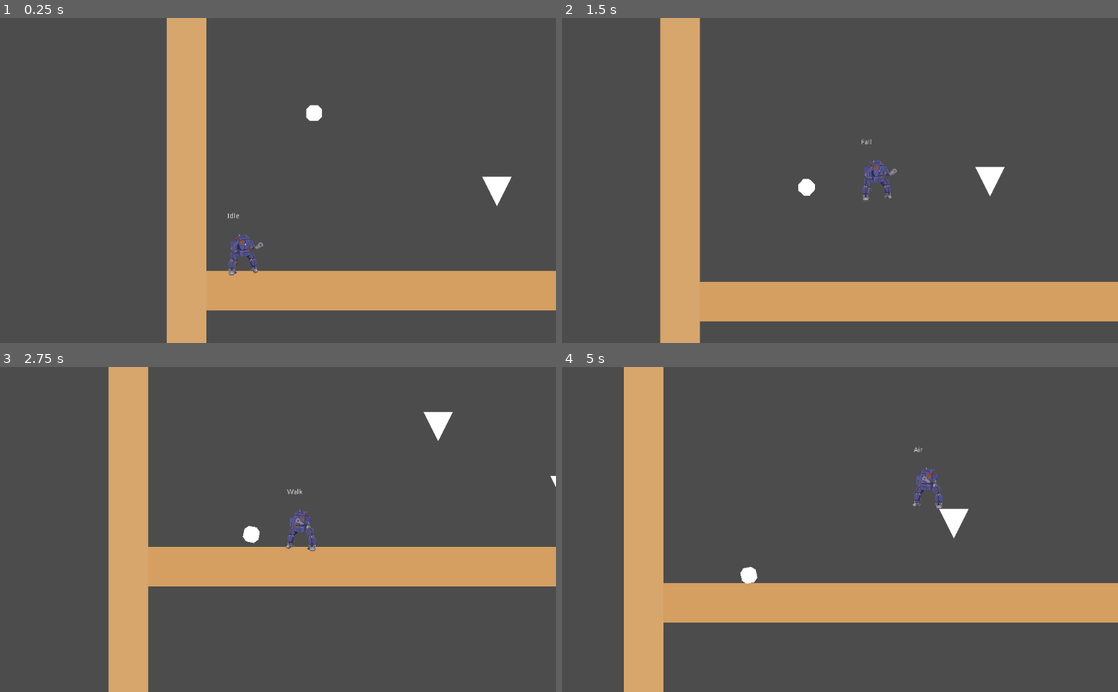
Above: before the commit, frames 1-4 (two rows, left to right).
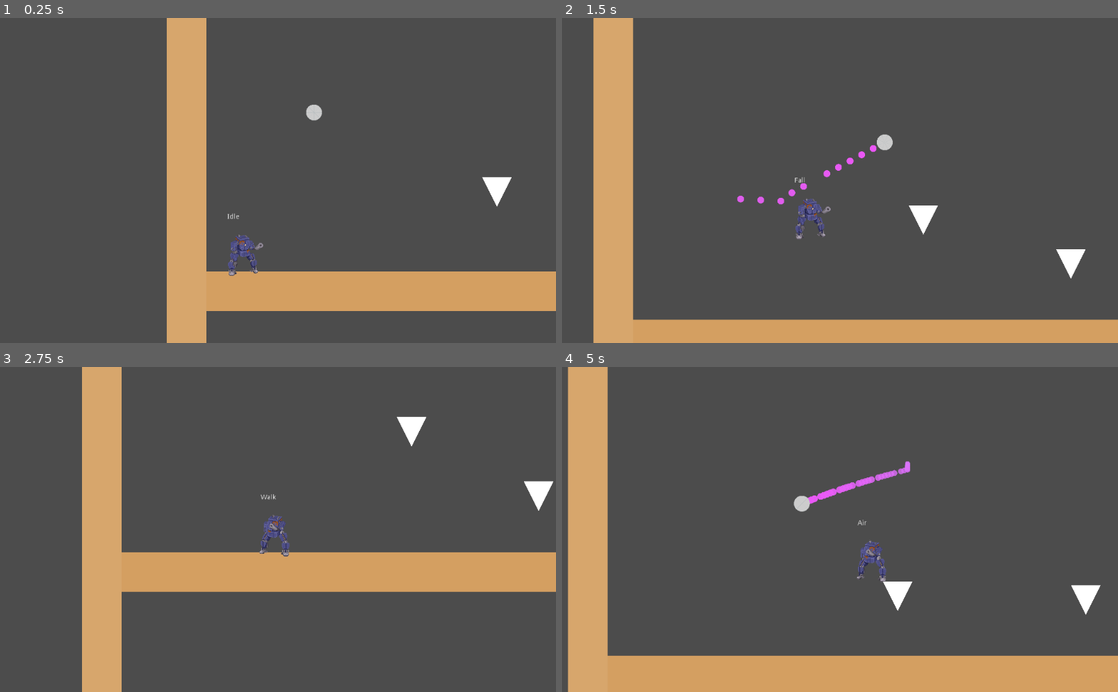
Above: after the commit, the same moments.

Repository: gioele-santi/MechGameJam
Game: Godot game, scene res://Level.tscn
The game is run twice, just before and just after one commit, with the same random seed, the same clock (stepped at 60 frames per second) and the same inputs. The project has no main scene, so this scene is started directly.
Inputs:
- Up to frame 1 (0.25 s): no input
- Up to frame 2 (1.5 s): hold Shift (attack) 0.53-1.28 s; hold D (move_right) from 0.53 s (still down); tap Space (jump) at 0.77 s; tap Shift (attack) at 1.35 s
- Up to frame 3 (2.75 s): tap Space (jump) at 1.52 s; release D (move_right) at 2.03 s; hold A (move_left) from 2.03 s (still down); hold Shift (attack) from 2.03 s (still down)
- Up to frame 4 (5 s): release A (move_left) at 2.78 s; release Shift (attack) at 2.78 s; hold D (move_right) 2.78-4.28 s; tap Shift (attack) at 2.85, 4.35 s; tap Space (jump) at 3.02, 3.77, 4.52 s; hold Shift (attack) 3.53-4.28 s; hold A (move_left) from 4.28 s (still down)

The runs differ from the first frame. In frame 1, 0.6% of the frame differs, in the area x 37-100%, y 26-91%; in frame 2, 30%; in frame 3, 13%; in frame 4, 35%, in the area x 1-100%, y 0-100%.

Commit message:
Added ball trail

Diff:
--- a/Ball.gd
+++ b/Ball.gd
@@ -9,6 +9,7 @@
 export var base_strength := 200.0
 var base_direction := Vector2(0,0)
 
+onready var trail := $Particles2D
 
 func _unhandled_input(event: InputEvent) -> void:
 	if event.is_action_pressed("attack"):
@@ -19,6 +20,7 @@
 		if dir.length() <= 0:
 			dir = base_direction # in case of kick and no motion
 		apply_impulse(Vector2.ZERO, dir * strength)
+		trail.emitting = true
 		print("Hit direction: " + str(dir) + " - strength: " + str(strength))
 
 func get_strength() -> float:
@@ -37,6 +39,9 @@
 	if global_position.y < -400 or global_position.y > 600:
 		emit_signal("out_of_reach")
 		set_process(false)
+#	print(str(linear_velocity.length()))
+	if linear_velocity.length() < 10.0:
+		trail.emitting = false
 
 func get_input_direction() -> Vector2:
 	return Vector2(Input.get_action_strength("move_right")-Input.get_action_strength("move_left"),
--- a/Ball.tscn
+++ b/Ball.tscn
@@ -1,6 +1,8 @@
-[gd_scene load_steps=4 format=2]
+[gd_scene load_steps=8 format=2]
 
 [ext_resource path="res://Ball.gd" type="Script" id=1]
+[ext_resource path="res://assets/ball.png" type="Texture" id=2]
+[ext_resource path="res://assets/particle.png" type="Texture" id=3]
 
 [sub_resource type="PhysicsMaterial" id=1]
 bounce = 0.3
@@ -8,10 +10,16 @@
 [sub_resource type="CircleShape2D" id=2]
 radius = 16.0
 
+[sub_resource type="Curve" id=3]
+_data = [ Vector2( 0.0655738, 0.481818 ), 0.0, 0.0935378, 0, 0, Vector2( 0.622951, 0.372727 ), -0.32973, -0.32973, 0, 0, Vector2( 1, 0.0090909 ), -1.10909, 0.0, 0, 0 ]
+
+[sub_resource type="Gradient" id=4]
+offsets = PoolRealArray( 0, 0.989899, 1 )
+colors = PoolColorArray( 0.937957, 0.33815, 0.972656, 1, 0.814146, 0.5271, 0.992188, 0.606417, 0.990459, 0.869677, 0.162497, 0.576471 )
+
 [node name="Ball" type="RigidBody2D"]
-position = Vector2( 192, 424 )
+position = Vector2( -0.707123, -0.707108 )
 physics_material_override = SubResource( 1 )
-gravity_scale = 2.0
 script = ExtResource( 1 )
 __meta__ = {
 "_edit_group_": true
@@ -21,4 +29,23 @@
 shape = SubResource( 2 )
 
 [node name="Polygon2D" type="Polygon2D" parent="."]
+visible = false
 polygon = PoolVector2Array( 0, -16, 8, -16, 16, -8, 16, 0, 16, 8, 8, 16, 0, 16, -8, 16, -16, 8, -16, 0, -16, -8, -8, -16 )
+
+[node name="Particles2D" type="CPUParticles2D" parent="."]
+emitting = false
+amount = 50
+lifetime = 2.0
+speed_scale = 2.0
+local_coords = false
+texture = ExtResource( 3 )
+direction = Vector2( 0, 0 )
+spread = 10.0
+gravity = Vector2( 0, 0 )
+scale_amount = 0.5
+scale_amount_curve = SubResource( 3 )
+color_ramp = SubResource( 4 )
+
+[node name="Sprite" type="Sprite" parent="."]
+scale = Vector2( 0.19, 0.19 )
+texture = ExtResource( 2 )
Binary file added: assets/MC_Animations_V1.png
Not shown, added: assets/MC_Animations_V1.png.import
Binary file added: assets/ball.png
Not shown, added: assets/ball.png.import
Binary file added: assets/particle.png
Not shown, added: assets/particle.png.import
